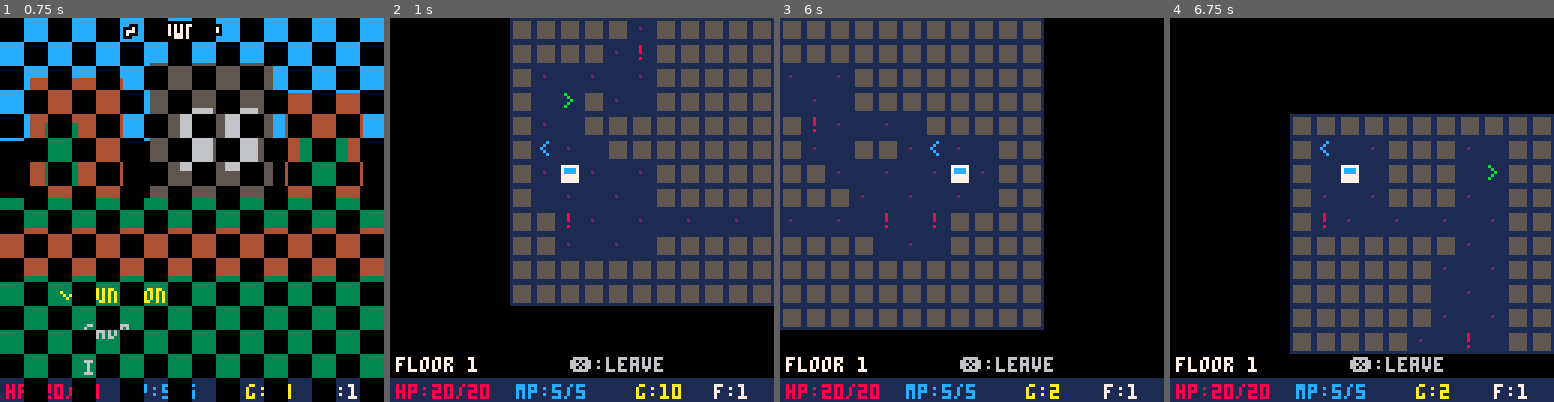
Above: before the commit, frames 1-4 (left to right).
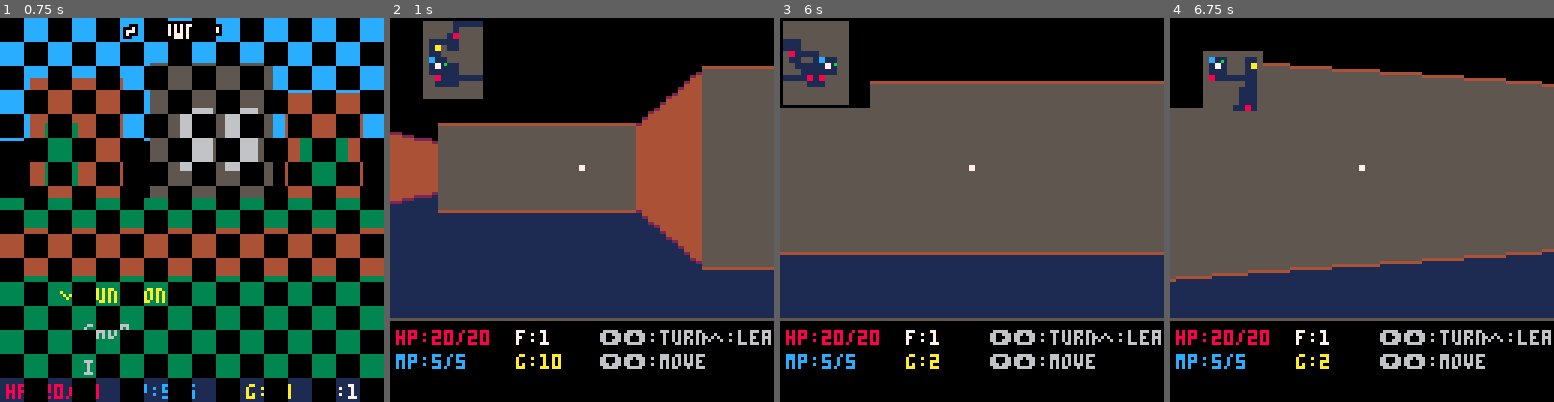
Above: after the commit, the same moments.

Repository: RubenTipparach/Mini-Pico-Games
Game: PICO-8 cartridge carts/card_dungeon.p8
Same seed, same stepped clock (60 frames per second), same inputs: the game is played once before the commit and once after it.
Inputs:
- Up to frame 1 (0.75 s): tap X (X key) at 0.33 s; tap O (Z key) at 0.7 s
- Up to frame 2 (1 s): no input
- Up to frame 3 (6 s): tap X (X key) at 1.07, 1.85, 2.97, 4.08, 5.2 s; hold Right 1.6-2.1 s; tap O (Z key) every 0.4 s from 1.7 to 5.7 s; hold Up 2.15-2.42 s; hold Right 2.47-3.03 s; hold Left 3.08-3.58 s; hold Down 3.63-3.97 s; hold Right 4.02-4.68 s; hold Up 4.73-5.03 s; hold Left 5.08-5.68 s; hold Down from 5.73 s (still down)
- Up to frame 4 (6.75 s): release Down at 6.03 s; hold Right 6.08-6.58 s; tap O (Z key) at 6.1, 6.5 s; tap X (X key) at 6.32 s; hold Right from 6.63 s (still down)

Frame 1 is identical in both runs. In frame 2, 69% of the frame differs, in the area x 0-100%, y 0-100%; in frame 3, 69%; in frame 4, 64%.

Commit message:
Replace top-down dungeon view with raycaster FPS perspective
WIP: Currently uses raycasting, will be replaced with textured
triangle-based 3D rendering per user request.

- Added player angle and continuous movement
- DDA raycaster with distance-based wall shading
- 3D sprite rendering for enemies, stairs, portals
- Minimap overlay in corner
- Collision detection with wall margin

https://claude.ai/code/session_01MEvN7sYeqFiwiENTmSHgw3

Diff:
--- a/carts/card_dungeon.p8
+++ b/carts/card_dungeon.p8
@@ -25,9 +25,15 @@
  gold=10,
  atk=2,def=1,
  floor=1,
- x=3,y=3,
+ x=3.5,y=3.5,
+ ang=0,
  inn_buff=0
 }
+
+-- raycaster config
+fov=0.166 -- ~60 degrees in pico turns
+num_rays=64
+view_h=100 -- viewport height
 
 -- card definitions
 -- type: 1=atk,2=heal,3=shield,4=buff
@@ -338,6 +344,9 @@
  print("f:"..p.floor,108,122,7)
 end
 
+-- depth buffer for sprites
+zbuf={}
+
 -->8
 -- dungeon generation & exploration
 
@@ -377,7 +386,6 @@
   local cx2=r2.x+flr(r2.w/2)
   local cy2=r2.y+flr(r2.h/2)
 
-  -- horizontal then vertical
   local x=cx1
   while x~=cx2 do
    dmap[cy1][x]=0
@@ -390,13 +398,14 @@
   end
  end
 
- -- place player in first room
- p.x=rooms[1].x+flr(rooms[1].w/2)
- p.y=rooms[1].y+flr(rooms[1].h/2)
+ -- place player in first room center
+ p.x=rooms[1].x+rooms[1].w/2
+ p.y=rooms[1].y+rooms[1].h/2
+ p.ang=0
 
  -- place exit stairs in last room
  local lr=rooms[#rooms]
- dmap[lr.y+flr(lr.h/2)][lr.x+flr(lr.w/2)]=3 -- stairs
+ dmap[lr.y+flr(lr.h/2)][lr.x+flr(lr.w/2)]=3
 
  -- place enemies (2=enemy)
  for i=2,#rooms-1 do
@@ -409,29 +418,92 @@
  end
 
  -- place town exit at first room edge
- dmap[rooms[1].y][rooms[1].x]=4 -- town portal
+ dmap[rooms[1].y][rooms[1].x]=4
+end
+
+-- check if map tile is solid
+function is_wall(x,y)
+ local mx=flr(x)
+ local my=flr(y)
+ if mx<0 or mx>=dw or my<0 or my>=dh then
+  return true
+ end
+ return dmap[my][mx]==1
+end
+
+-- get map tile at world pos
+function get_tile(x,y)
+ local mx=flr(x)
+ local my=flr(y)
+ if mx<0 or mx>=dw or my<0 or my>=dh then
+  return 1
+ end
+ return dmap[my][mx]
 end
 
 function update_dungeon()
+ local spd=0.04
+ local tspd=0.01
+
+ -- turn left/right
+ if btn(0) then p.ang-=tspd end
+ if btn(1) then p.ang+=tspd end
+
+ -- move forward/back
+ local dx=cos(p.ang)
+ local dy=sin(p.ang)
  local nx,ny=p.x,p.y
- if btnp(0) then nx-=1 end
- if btnp(1) then nx+=1 end
- if btnp(2) then ny-=1 end
- if btnp(3) then ny+=1 end
-
- -- check bounds
- if nx>=0 and nx<dw and ny>=0 and ny<dh then
-  local tile=dmap[ny][nx]
-  if tile~=1 then -- not wall
-   p.x=nx
-   p.y=ny
-
-   if tile==2 then
-    -- enemy encounter
-    dmap[ny][nx]=0
+ if btn(2) then
+  nx+=dx*spd
+  ny+=dy*spd
+ end
+ if btn(3) then
+  nx-=dx*spd
+  ny-=dy*spd
+ end
+
+ -- collision with margin
+ local m=0.2
+ if not is_wall(nx+m,p.y+m) and
+    not is_wall(nx-m,p.y+m) and
+    not is_wall(nx+m,p.y-m) and
+    not is_wall(nx-m,p.y-m) then
+  p.x=nx
+ end
+ if not is_wall(p.x+m,ny+m) and
+    not is_wall(p.x-m,ny+m) and
+    not is_wall(p.x+m,ny-m) and
+    not is_wall(p.x-m,ny-m) then
+  p.y=ny
+ end
+
+ -- check current tile
+ local tile=get_tile(p.x,p.y)
+ if tile==2 then
+  dmap[flr(p.y)][flr(p.x)]=0
+  start_combat()
+ elseif tile==3 then
+  p.floor+=1
+  if p.floor>3 then
+   go_to(st_victory)
+  else
+   sfx(1)
+   gen_dungeon()
+  end
+ elseif tile==4 then
+  go_to(st_town)
+ end
+
+ -- x button = interact nearby
+ if btnp(4) then
+  local fx=flr(p.x+dx*0.8)
+  local fy=flr(p.y+dy*0.8)
+  if fx>=0 and fx<dw and fy>=0 and fy<dh then
+   local ft=dmap[fy][fx]
+   if ft==2 then
+    dmap[fy][fx]=0
     start_combat()
-   elseif tile==3 then
-    -- stairs - next floor
+   elseif ft==3 then
     p.floor+=1
     if p.floor>3 then
      go_to(st_victory)
@@ -439,8 +511,7 @@
      sfx(1)
      gen_dungeon()
     end
-   elseif tile==4 then
-    -- return to town
+   elseif ft==4 then
     go_to(st_town)
    end
   end
@@ -452,63 +523,303 @@
  end
 end
 
+-- raycaster draw
 function draw_dungeon()
- -- camera centered on player
- local cx=p.x-7
- local cy=p.y-6
-
- for sy=0,13 do
-  for sx=0,15 do
-   local mx=cx+sx
-   local my=cy+sy
-   local px=sx*8
-   local py=sy*8
-
-   if mx>=0 and mx<dw and my>=0 and my<dh then
-    local t=dmap[my][mx]
-    if t==1 then
-     -- wall
-     rectfill(px,py,px+7,py+7,5)
-     rect(px,py,px+7,py+7,1)
-    elseif t==0 then
-     -- floor
-     rectfill(px,py,px+7,py+7,1)
-     if (mx+my)%2==0 then
-      pset(px+3,py+3,2)
+ -- ceiling
+ rectfill(0,0,127,49,0)
+ -- floor
+ rectfill(0,50,127,view_h-1,1)
+
+ -- cast rays
+ zbuf={}
+ for i=0,num_rays-1 do
+  local ray_ang=p.ang-fov/2+fov*i/num_rays
+  cast_ray(i,ray_ang)
+ end
+
+ -- draw sprites (enemies, stairs, portal)
+ draw_world_sprites()
+
+ -- minimap
+ draw_minimap()
+
+ -- hud
+ rectfill(0,view_h,127,127,0)
+ draw_stats_bar_fp()
+
+ -- crosshair
+ pset(63,49,7)
+ pset(64,49,7)
+ pset(63,50,7)
+ pset(64,50,7)
+end
+
+function cast_ray(col,ang)
+ local dx=cos(ang)
+ local dy=sin(ang)
+
+ -- dda raycaster
+ local mx=flr(p.x)
+ local my=flr(p.y)
+
+ local deldx=abs(1/dx) if dx==0 then deldx=32000 end
+ local deldy=abs(1/dy) if dy==0 then deldy=32000 end
+
+ local stepx,stepy
+ local sidex,sidey
+
+ if dx<0 then
+  stepx=-1
+  sidex=(p.x-mx)*deldx
+ else
+  stepx=1
+  sidex=(mx+1-p.x)*deldx
+ end
+ if dy<0 then
+  stepy=-1
+  sidey=(p.y-my)*deldy
+ else
+  stepy=1
+  sidey=(my+1-p.y)*deldy
+ end
+
+ -- step through grid
+ local hit=false
+ local side=0
+ local dist=0
+ local tile=0
+ for i=0,30 do
+  if sidex<sidey then
+   sidex+=deldx
+   mx+=stepx
+   side=0
+  else
+   sidey+=deldy
+   my+=stepy
+   side=1
+  end
+
+  if mx<0 or mx>=dw or my<0 or my>=dh then
+   hit=true
+   dist=20
+   tile=1
+   break
+  end
+
+  if dmap[my][mx]==1 then
+   hit=true
+   tile=1
+   if side==0 then
+    dist=sidex-deldx
+   else
+    dist=sidey-deldy
+   end
+   break
+  end
+ end
+
+ if not hit then
+  dist=20
+ end
+
+ -- fix fisheye
+ local rdiff=ang-p.ang
+ dist=dist*cos(rdiff)
+ if dist<0.1 then dist=0.1 end
+
+ -- store depth
+ zbuf[col]=dist
+
+ -- wall height
+ local wh=view_h/dist
+ if wh>view_h then wh=view_h end
+ local wy1=50-wh/2
+ local wy2=50+wh/2
+
+ -- wall color based on side and distance
+ local c1,c2
+ if side==0 then
+  c1=5 c2=4
+ else
+  c1=4 c2=2
+ end
+ -- darken with distance
+ if dist>6 then c1=2 c2=1 end
+ if dist>10 then c1=1 c2=0 end
+
+ -- draw wall column (2px wide)
+ local sx=col*2
+ rectfill(sx,wy1,sx+1,wy2,c1)
+ -- top/bottom edge shading
+ if wy2-wy1>4 then
+  line(sx,wy1,sx+1,wy1,c2)
+  line(sx,wy2,sx+1,wy2,c2)
+ end
+end
+
+-- draw sprites in 3d view
+function draw_world_sprites()
+ -- collect visible sprites
+ local sprites={}
+ for y=0,dh-1 do
+  for x=0,dw-1 do
+   local t=dmap[y][x]
+   if t>=2 and t<=4 then
+    local sx=x+0.5
+    local sy=y+0.5
+    local dx=sx-p.x
+    local dy=sy-p.y
+    local dist=sqrt(dx*dx+dy*dy)
+    if dist<10 then
+     add(sprites,{
+      x=sx,y=sy,t=t,dist=dist
+     })
+    end
+   end
+  end
+ end
+
+ -- sort by distance (far first)
+ for i=1,#sprites do
+  for j=i+1,#sprites do
+   if sprites[j].dist>sprites[i].dist then
+    sprites[i],sprites[j]=sprites[j],sprites[i]
+   end
+  end
+ end
+
+ -- draw each sprite
+ for s in all(sprites) do
+  local dx=s.x-p.x
+  local dy=s.y-p.y
+
+  -- angle to sprite relative to view
+  local sang=atan2(dx,dy)
+  local adiff=sang-p.ang
+  -- normalize to -0.5..0.5
+  while adiff>0.5 do adiff-=1 end
+  while adiff<-0.5 do adiff+=1 end
+
+  -- check if in fov
+  if abs(adiff)<fov/2+0.02 then
+   -- screen x position
+   local scrx=64+adiff/fov*128
+
+   -- sprite size based on dist
+   local sz=view_h/(s.dist*2)
+   if sz>60 then sz=60 end
+   local sy1=50-sz/2
+   local sy2=50+sz/2
+
+   -- column range
+   local sx1=scrx-sz/2
+   local sx2=scrx+sz/2
+
+   -- draw sprite columns only if
+   -- closer than wall
+   for cx=max(0,flr(sx1)),min(127,flr(sx2)) do
+    local ri=flr(cx/2)
+    if ri>=0 and ri<num_rays then
+     if s.dist<zbuf[ri] then
+      -- draw column
+      if s.t==2 then
+       -- enemy: red blob
+       local frac=(cx-sx1)/(sx2-sx1)
+       local r=0.5-abs(frac-0.5)
+       local ch=sz*r*2
+       local cy1=50-ch/2
+       local cy2=50+ch/2
+       line(cx,cy1,cx,cy2,8)
+       -- eyes
+       if abs(frac-0.35)<0.06 or
+          abs(frac-0.65)<0.06 then
+        local ey=50-ch/4
+        pset(cx,ey,7)
+       end
+      elseif s.t==3 then
+       -- stairs: yellow
+       local frac=(cx-sx1)/(sx2-sx1)
+       if frac>0.2 and frac<0.8 then
+        line(cx,sy1+sz*0.3,cx,sy2,10)
+        -- step lines
+        for sl=0,3 do
+         local sly=sy1+sz*0.3+sl*sz/5
+         if sly<sy2 then
+          pset(cx,sly,9)
+         end
+        end
+       end
+      elseif s.t==4 then
+       -- town portal: blue glow
+       local frac=(cx-sx1)/(sx2-sx1)
+       local r=0.5-abs(frac-0.5)
+       local ch=sz*r*2
+       local cy1=50-ch/2
+       local cy2=50+ch/2
+       line(cx,cy1,cx,cy2,12)
+       if flr(time()*4)%2==0 then
+        line(cx,cy1,cx,cy2,6)
+       end
+      end
      end
-    elseif t==2 then
-     -- enemy
-     rectfill(px,py,px+7,py+7,1)
-     print("!",px+2,py+1,8)
-    elseif t==3 then
-     -- stairs
-     rectfill(px,py,px+7,py+7,1)
-     print(">",px+2,py+1,11)
-    elseif t==4 then
-     -- town portal
-     rectfill(px,py,px+7,py+7,1)
-     print("<",px+2,py+1,12)
     end
-   else
-    rectfill(px,py,px+7,py+7,0)
    end
   end
  end
-
- -- draw player
- local ppx=(p.x-cx)*8
- local ppy=(p.y-cy)*8
- rectfill(ppx+1,ppy+1,ppx+6,ppy+6,7)
- rectfill(ppx+2,ppy+2,ppx+3,ppy+3,12)
- rectfill(ppx+4,ppy+2,ppx+5,ppy+3,12)
-
- -- hud
- draw_stats_bar()
-
- -- floor label
- rectfill(0,112,55,119,0)
- print("floor "..p.floor,2,113,7)
- print("\x97:leave",60,113,6)
+end
+
+-- minimap in corner
+function draw_minimap()
+ local ms=2 -- pixel size per cell
+ local mx0=1
+ local my0=1
+ local range=7
+
+ rectfill(mx0-1,my0-1,
+  mx0+range*2*ms,my0+range*2*ms,0)
+
+ for dy=-range,range do
+  for dx=-range,range do
+   local wx=flr(p.x)+dx
+   local wy=flr(p.y)+dy
+   local sx=mx0+(dx+range)*ms
+   local sy=my0+(dy+range)*ms
+   if wx>=0 and wx<dw and wy>=0 and wy<dh then
+    local t=dmap[wy][wx]
+    local c=0
+    if t==0 then c=1
+    elseif t==1 then c=5
+    elseif t==2 then c=8
+    elseif t==3 then c=10
+    elseif t==4 then c=12
+    end
+    rectfill(sx,sy,sx+ms-1,sy+ms-1,c)
+   end
+  end
+ end
+
+ -- player dot
+ local px=mx0+range*ms
+ local py=my0+range*ms
+ rectfill(px,py,px+ms-1,py+ms-1,7)
+ -- direction indicator
+ local ddx=cos(p.ang)*3
+ local ddy=sin(p.ang)*3
+ pset(px+ddx,py+ddy,11)
+end
+
+function draw_stats_bar_fp()
+ rectfill(0,view_h,127,127,0)
+ rectfill(0,view_h,127,view_h,5)
+ print("hp:"..p.hp.."/"..p.maxhp,
+  2,view_h+4,8)
+ print("mp:"..p.mp.."/"..p.maxmp,
+  2,view_h+12,12)
+ print("f:"..p.floor,42,view_h+4,7)
+ print("g:"..p.gold,42,view_h+12,10)
+ print("\x91\x94:turn",70,view_h+4,6)
+ print("\x83\x94:move",70,view_h+12,6)
+ print("\x96:leave",104,view_h+4,6)
 end
 
 -->8
